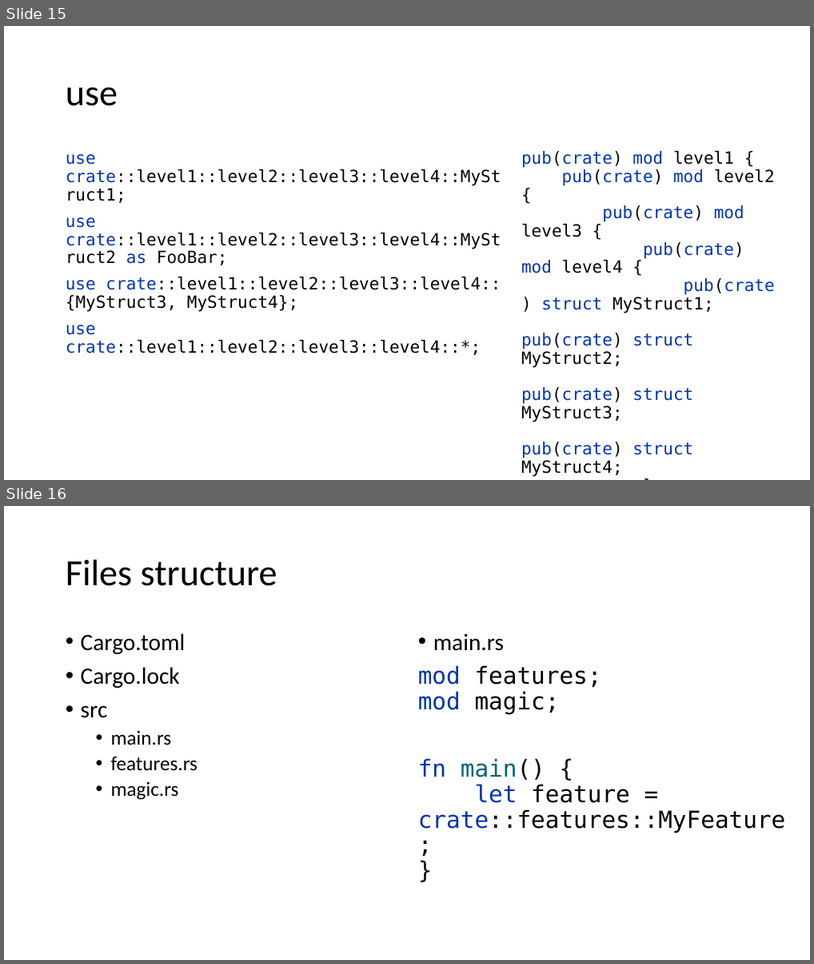
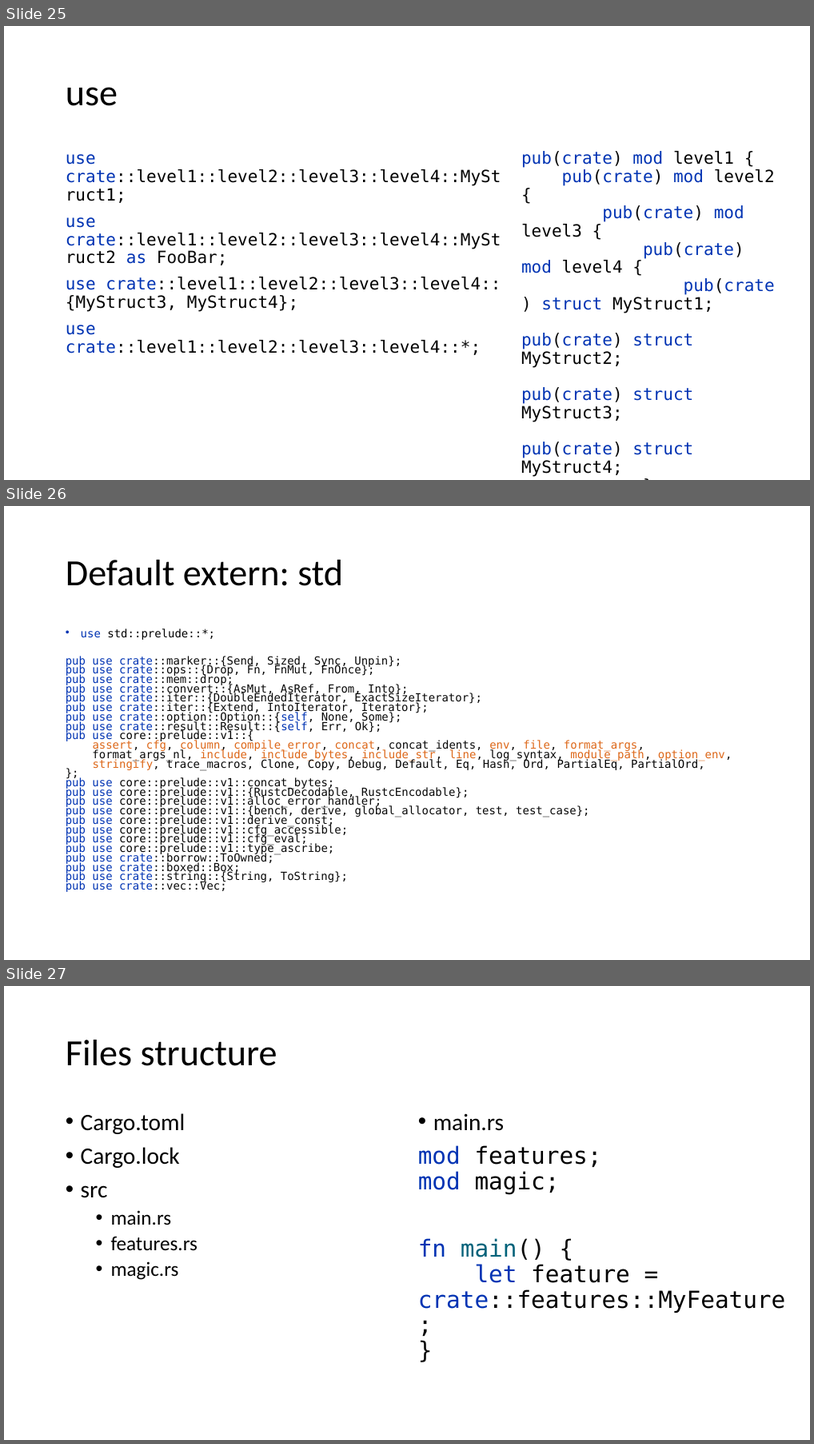
Before and after one commit to kugushev/course-rust-basics, a slide deck: src/07-Modules/07-Modules.pptx. Shown one above the other, each under a label of ours: slides 15 and 16 before the commit, slides 25, 26 and 27 after it. The pictures are 814x964 and 814x1444 pixels, drawn with LibreOffice and Linux fonts; fonts in the diff are those of the drawing. Boxes give left, top, right and bottom in pixels: in the first picture for what was removed or moved away, otherwise in the second. Text is boxed around its words. In the diff, an @@ line names an element or a change of style, - is before the commit and + after.

Commit message:
add modules

```diff
--- a/src/07-Modules/07-Modules.pptx
+++ b/src/07-Modules/07-Modules.pptx
@@ slide 26 added at [4, 506, 810, 960], background #FFFFFF @@
@@ title added at [66, 560, 343, 586], 44 pt, text #000000 @@
+Default extern: std
@@ text added at [66, 628, 733, 892], 13.3 pt, text #080808 @@
+• use std::prelude::*;
+pub use crate::marker::{Send, Sized, Sync, Unpin};
+pub use crate::ops::{Drop, Fn, FnMut, FnOnce};
+pub use crate::mem::drop;
+pub use crate::convert::{AsMut, AsRef, From, Into};
+pub use crate::iter::{DoubleEndedIterator, ExactSizeIterator};
+pub use crate::iter::{Extend, IntoIterator, Iterator};
+pub use crate::option::Option::{self, None, Some};
+pub use crate::result::Result::{self, Err, Ok};
+pub use core::prelude::v1::{
+assert, cfg, column, compile_error, concat, concat_idents, env, file, format_args,
+format_args_nl, include, include_bytes, include_str, line, log_syntax, module_path, option_env,
+stringify, trace_macros, Clone, Copy, Debug, Default, Eq, Hash, Ord, PartialEq, PartialOrd,
+};
+pub use core::prelude::v1::concat_bytes;
+pub use core::prelude::v1::{RustcDecodable, RustcEncodable};
+pub use core::prelude::v1::alloc_error_handler;
+pub use core::prelude::v1::{bench, derive, global_allocator, test, test_case};
+pub use core::prelude::v1::derive_const;
+pub use core::prelude::v1::cfg_accessible;
+pub use core::prelude::v1::cfg_eval;
+pub use core::prelude::v1::type_ascribe;
+pub use crate::borrow::ToOwned;
+pub use crate::boxed::Box;
+pub use crate::string::{String, ToString};
+pub use crate::vec::Vec;
@@ what was slide 15 is now slide 25 @@
@@ what was slide 16 is now slide 27 @@
```
Also in this commit, not shown: 10 other slides added.
